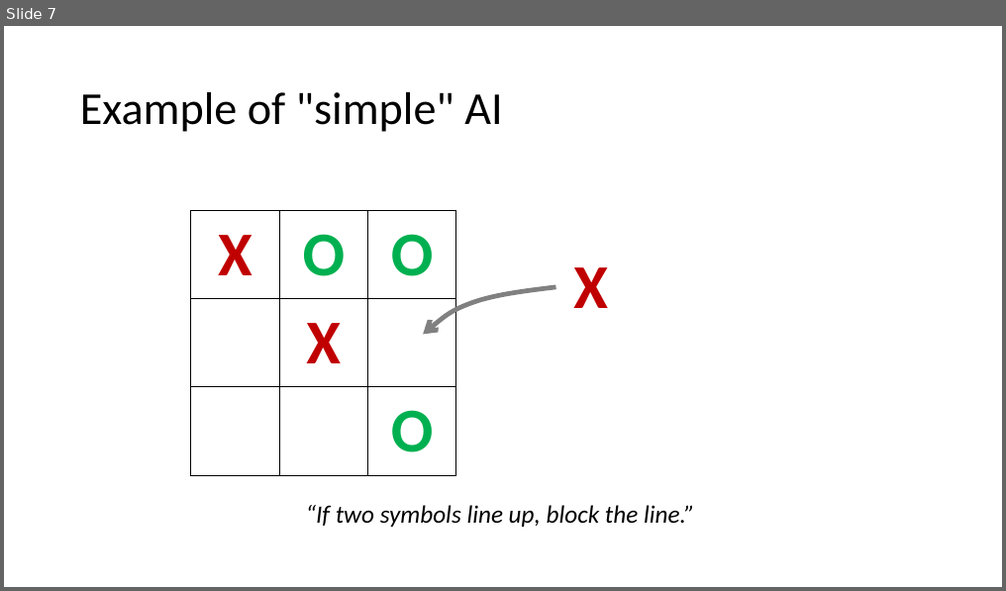
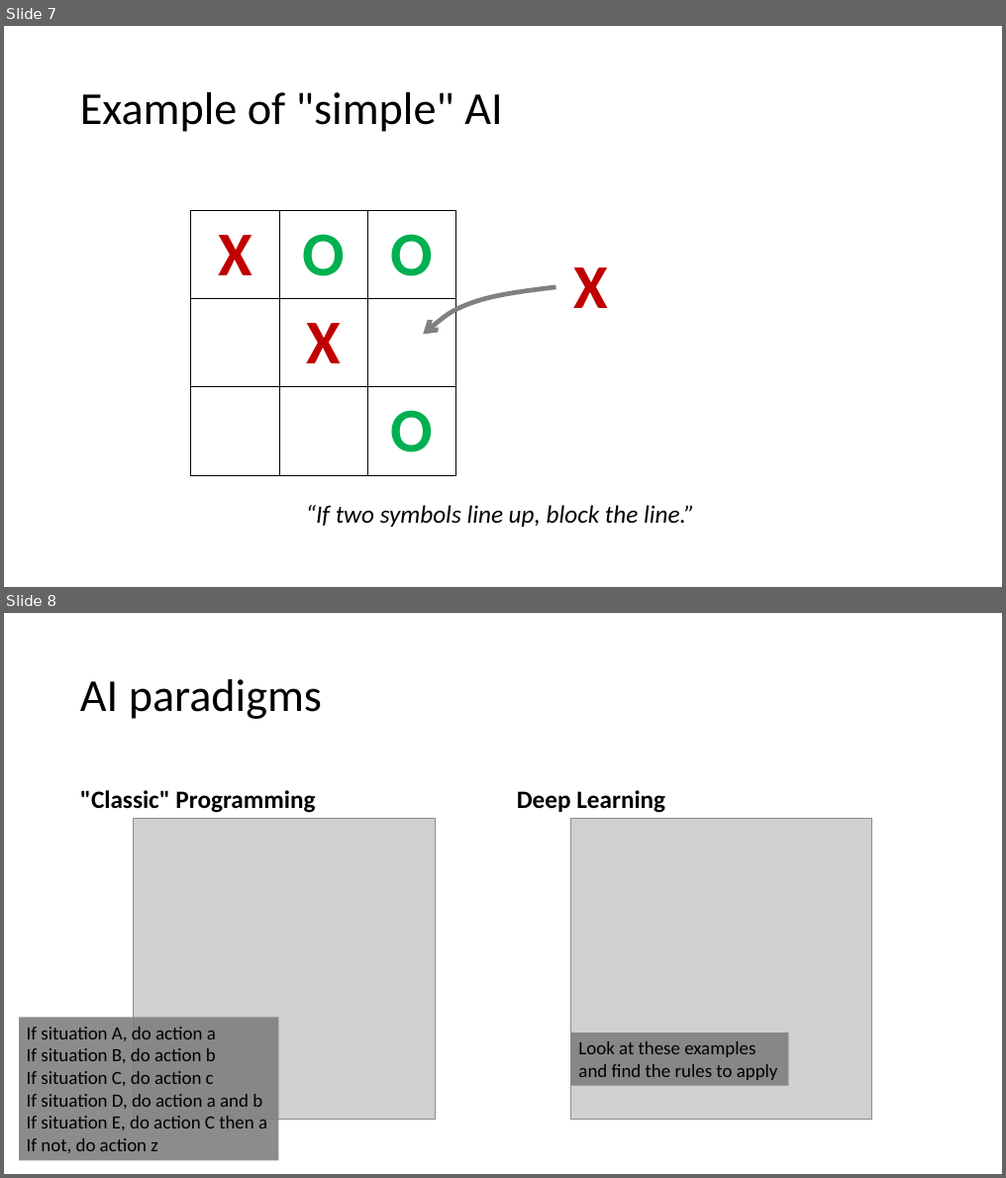
Before and after one commit to PRF-Development/DataAnalysisExtras, a slide deck: WhatIsArtificialIntelligence.pptx. Shown one above the other, each under a label of ours: slide 7 before the commit, slides 7 and 8 after it. The pictures are 1006x591 and 1006x1178 pixels, drawn with LibreOffice and Linux fonts; fonts in the diff are those of the drawing; grey boxes stand for pictures. Boxes give left, top, right and bottom in pixels: in the first picture for what was removed or moved away, otherwise in the second. Text is boxed around its words. In the diff, an @@ line names an element or a change of style, - is before the commit and + after.

Commit message:
AI paradigms

```diff
--- a/WhatIsArtificialIntelligence.pptx
+++ b/WhatIsArtificialIntelligence.pptx
@@ slide 8 added at (x1=4, y1=613, x2=1002, y2=1174), background #FFFFFF @@
@@ title added at (x1=80, y1=679, x2=322, y2=719), 44 pt, text #000000 @@
+AI paradigms
@@ text added at (x1=80, y1=790, x2=315, y2=813), 24 pt, text #000000, bold @@
+"Classic" Programming
@@ text added at (x1=517, y1=790, x2=665, y2=813), 24 pt, text #000000, bold @@
+Deep Learning
@@ picture added at (x1=133, y1=818, x2=435, y2=1120) @@
@@ picture added at (x1=570, y1=818, x2=872, y2=1120) @@
@@ rectangle added at (x1=19, y1=1017, x2=279, y2=1161), fill #808080 at 90% opacity, 18 pt, text #000000 @@
+If situation A, do action a
+If situation B, do action b
+If situation C, do action c
+If situation D, do action a and b
+If situation E, do action C then a
+If not, do action z
@@ rectangle added at (x1=571, y1=1033, x2=788, y2=1086), fill #808080 at 90% opacity, 18 pt, text #000000 @@
+Look at these examples
+and find the rules to apply
```
